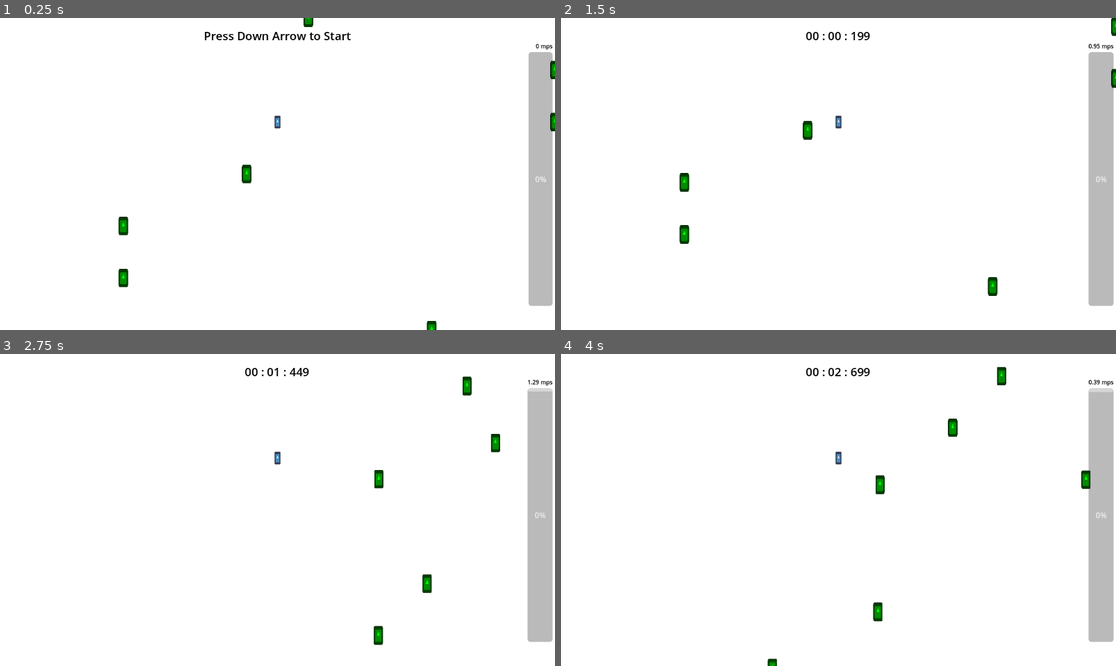
Above: before the commit, frames 1-4 (two rows, left to right).
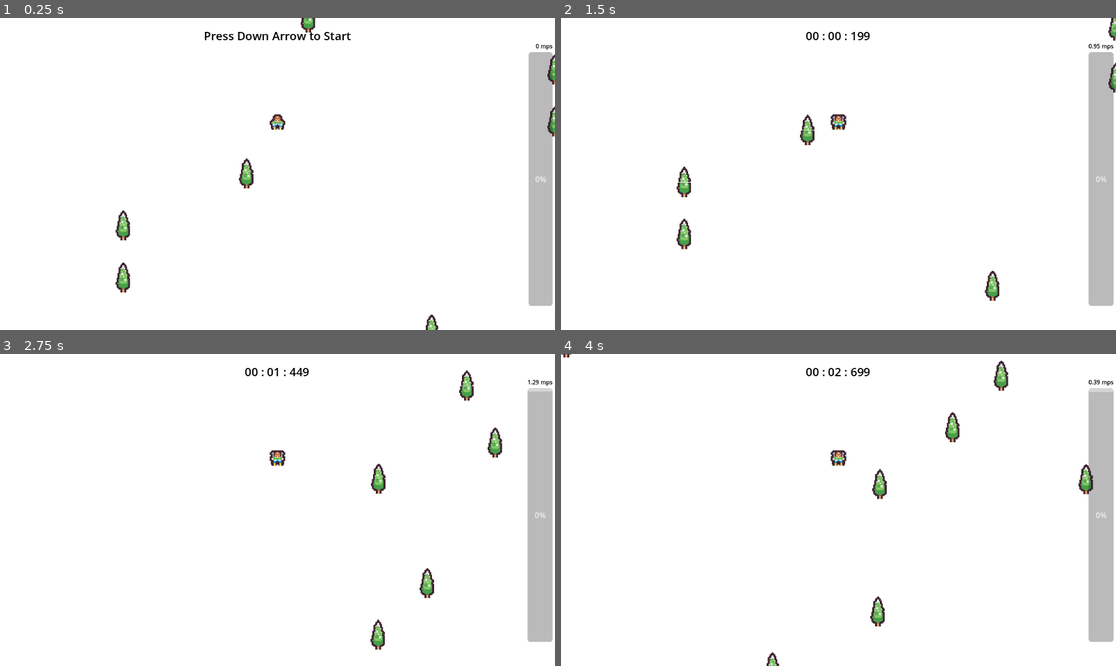
Above: after the commit, the same moments.

Repository: GianiStatie/apuseni-cup
Game: Godot game, scene res://main.tscn
Two runs of this game, one before a commit and one after it. Both use one fixed random seed, a clock stepped at 60 frames per second and the inputs below. The engine's default icon, where the game draws it, is replaced by a stand-in: a white triangle on a blue panel in a dark square.
Inputs:
- Up to frame 1 (0.25 s): no input
- Up to frame 2 (1.5 s): tap Enter (ui_accept) at 0.5, 1.35 s; hold Right (ui_right) 0.53-1.28 s; hold Enter (ui_accept) 0.53-1.28 s; hold Down (ui_down) from 1.28 s (still down)
- Up to frame 3 (2.75 s): tap Enter (ui_accept) at 1.52, 1.82 s; release Down (ui_down) at 2.03 s; hold Right (ui_right) from 2.03 s (still down); hold Enter (ui_accept) from 2.03 s (still down)
- Up to frame 4 (4 s): release Right (ui_right) at 2.78 s; release Enter (ui_accept) at 2.78 s; hold Up (ui_up) 2.78-3.53 s; tap Enter (ui_accept) at 2.85, 3.02, 3.32 s; hold Left (ui_left) from 3.53 s (still down); hold Enter (ui_accept) from 3.53 s (still down)

The runs differ from the first frame. In frame 1, 1.0% of the frame differs, in the area x 20-100%, y 0-100%; in frame 2, 1.0%; in frame 3, 1.0%; in frame 4, 1.1%, in the area x 0-96%, y 0-100%.

Commit message:
Updated assets

Diff:
--- a/project.godot
+++ b/project.godot
@@ -24,3 +24,7 @@
 
 2d_physics/layer_1="Player"
 2d_physics/layer_2="Obstacle"
+
+[rendering]
+
+textures/canvas_textures/default_texture_filter=0
--- a/src/autoloads/GameState.gd
+++ b/src/autoloads/GameState.gd
@@ -2,6 +2,7 @@
 
 var min_speed_y = 10
 var max_speed_y = 1500
+var highscore = 0
 
 var move_speed_x = 0
 var move_speed_y = 420
--- a/src/player/Player.gd
+++ b/src/player/Player.gd
@@ -9,6 +9,9 @@
 var acceleartion = 5
 var deceleration = 10
 var strife_perc = 0.5
+
+@onready var sprite_stop = $SpriteStop
+@onready var sprite_move = $SpriteMove
 
 signal player_hit_obstacle
 
@@ -40,6 +43,14 @@
 		GameState.game_paused = false
 
 func _process(_delta):
+	if GameState.game_paused:
+		return
+
+	if GameState.move_speed_y <= GameState.min_speed_y:
+		sprite_move.visible = false
+	else:
+		sprite_move.visible = true
+
 	if should_accelearte and GameState.move_speed_y < GameState.max_speed_y:
 		GameState.move_speed_y += acceleartion
 	if should_decelerate and GameState.move_speed_y > GameState.min_speed_y:
--- a/src/player/player.tscn
+++ b/src/player/player.tscn
@@ -1,21 +1,30 @@
 [gd_scene load_steps=4 format=3 uid="uid://81xjq4l4ksk6"]
 
-[ext_resource type="Texture2D" uid="uid://cepfg2qsnk2vh" path="res://icon.svg" id="1_v3vif"]
 [ext_resource type="Script" path="res://src/player/Player.gd" id="2_k5ly4"]
+[ext_resource type="Texture2D" uid="uid://b60e0ehsbvf74" path="res://assets/tilemap.png" id="2_vumkv"]
 
 [sub_resource type="RectangleShape2D" id="RectangleShape2D_cu6np"]
-size = Vector2(12, 13)
+size = Vector2(12, 12)
 
 [node name="Player" type="Area2D"]
 collision_mask = 2
 script = ExtResource("2_k5ly4")
 
-[node name="Sprite2D" type="Sprite2D" parent="."]
-scale = Vector2(0.1, 0.2)
-texture = ExtResource("1_v3vif")
+[node name="SpriteStop" type="Sprite2D" parent="."]
+scale = Vector2(2, 2)
+texture = ExtResource("2_vumkv")
+region_enabled = true
+region_rect = Rect2(170, 85, 16, 16)
+
+[node name="SpriteMove" type="Sprite2D" parent="."]
+visible = false
+scale = Vector2(2, 2)
+texture = ExtResource("2_vumkv")
+region_enabled = true
+region_rect = Rect2(187, 85, 16, 16)
 
 [node name="CollisionShape2D" type="CollisionShape2D" parent="."]
-position = Vector2(0, 1)
+position = Vector2(0, 2)
 shape = SubResource("RectangleShape2D_cu6np")
 
 [connection signal="area_entered" from="." to="." method="_on_area_entered"]
--- a/src/spawnables/tree.tscn
+++ b/src/spawnables/tree.tscn
@@ -1,20 +1,30 @@
 [gd_scene load_steps=4 format=3 uid="uid://dwod4tkxd1soh"]
 
 [ext_resource type="Script" path="res://src/spawnables/Tree.gd" id="1_8q0i7"]
-[ext_resource type="Texture2D" uid="uid://cepfg2qsnk2vh" path="res://icon.svg" id="2_wk1aw"]
+[ext_resource type="Texture2D" uid="uid://b60e0ehsbvf74" path="res://assets/tilemap.png" id="2_1fppw"]
 
 [sub_resource type="RectangleShape2D" id="RectangleShape2D_rf8ue"]
-size = Vector2(18, 32)
+size = Vector2(32, 32)
 
 [node name="Tree" type="Area2D"]
 collision_layer = 2
 collision_mask = 0
 script = ExtResource("1_8q0i7")
 
-[node name="Tree" type="Sprite2D" parent="."]
-modulate = Color(0, 1, 0, 1)
-scale = Vector2(0.15, 0.3)
-texture = ExtResource("2_wk1aw")
+[node name="TreeTopSprite" type="Sprite2D" parent="."]
+position = Vector2(0, 16)
+scale = Vector2(2, 2)
+texture = ExtResource("2_1fppw")
+region_enabled = true
+region_rect = Rect2(102, 17, 16, 16)
+
+[node name="TreeSprite" type="Sprite2D" parent="."]
+position = Vector2(0, -16)
+scale = Vector2(2, 2)
+texture = ExtResource("2_1fppw")
+region_enabled = true
+region_rect = Rect2(102, 0, 16, 16)
 
 [node name="CollisionShape2D" type="CollisionShape2D" parent="."]
+position = Vector2(0, 16)
 shape = SubResource("RectangleShape2D_rf8ue")
--- a/src/ui/EndScreen.gd
+++ b/src/ui/EndScreen.gd
@@ -1,10 +1,21 @@
 extends Panel
 
+
+func _input(event):
+	if event.is_action_pressed("ui_accept") and GameState.game_over:
+		GameState._on_reset_button_pressed()
 
 func _on_game_over():
 	visible = true
 
-	var score = int(Constants.max_score * GameState.completion / 10 / GameState.total_time)
+	var score = int(Constants.max_score * GameState.completion / 100 - GameState.total_time)
+
+	if GameState.highscore < score:
+		GameState.highscore = score
+		%HighScoreLabel.visible = true
+	else:
+		%HighScoreLabel.visible = false
+
 	%ScoreLabel.text = str(score)
 
 	%DistanceLabel.text = "%0.2f"%GameState.total_distance
--- a/src/ui/end_screen.tscn
+++ b/src/ui/end_screen.tscn
@@ -39,10 +39,12 @@
 
 [node name="VBoxContainer" type="VBoxContainer" parent="MarginContainer/VBoxContainer/TitleContainer"]
 layout_mode = 2
+theme_override_constants/separation = 0
 
 [node name="Label" type="Label" parent="MarginContainer/VBoxContainer/TitleContainer/VBoxContainer"]
 layout_mode = 2
-text = "- YOUR SCORE -"
+theme_override_font_sizes/font_size = 32
+text = "FINAL SCORE"
 horizontal_alignment = 1
 
 [node name="ScoreLabel" type="Label" parent="MarginContainer/VBoxContainer/TitleContainer/VBoxContainer"]
@@ -50,6 +52,12 @@
 layout_mode = 2
 theme_override_font_sizes/font_size = 28
 text = "000000"
+horizontal_alignment = 1
+
+[node name="HighScoreLabel" type="Label" parent="MarginContainer/VBoxContainer/TitleContainer/VBoxContainer"]
+unique_name_in_owner = true
+layout_mode = 2
+text = "- NEW HIGH SCORE -"
 horizontal_alignment = 1
 
 [node name="TimeContainer" type="HBoxContainer" parent="MarginContainer/VBoxContainer"]
Binary file added: assets/tilemap.png
Not shown, added: assets/tilemap.png.import
